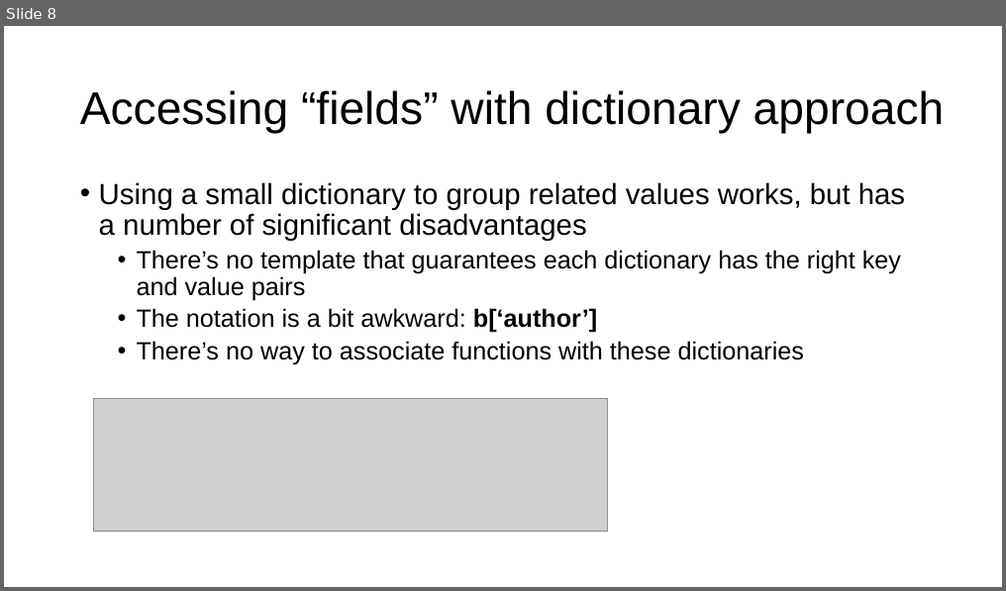
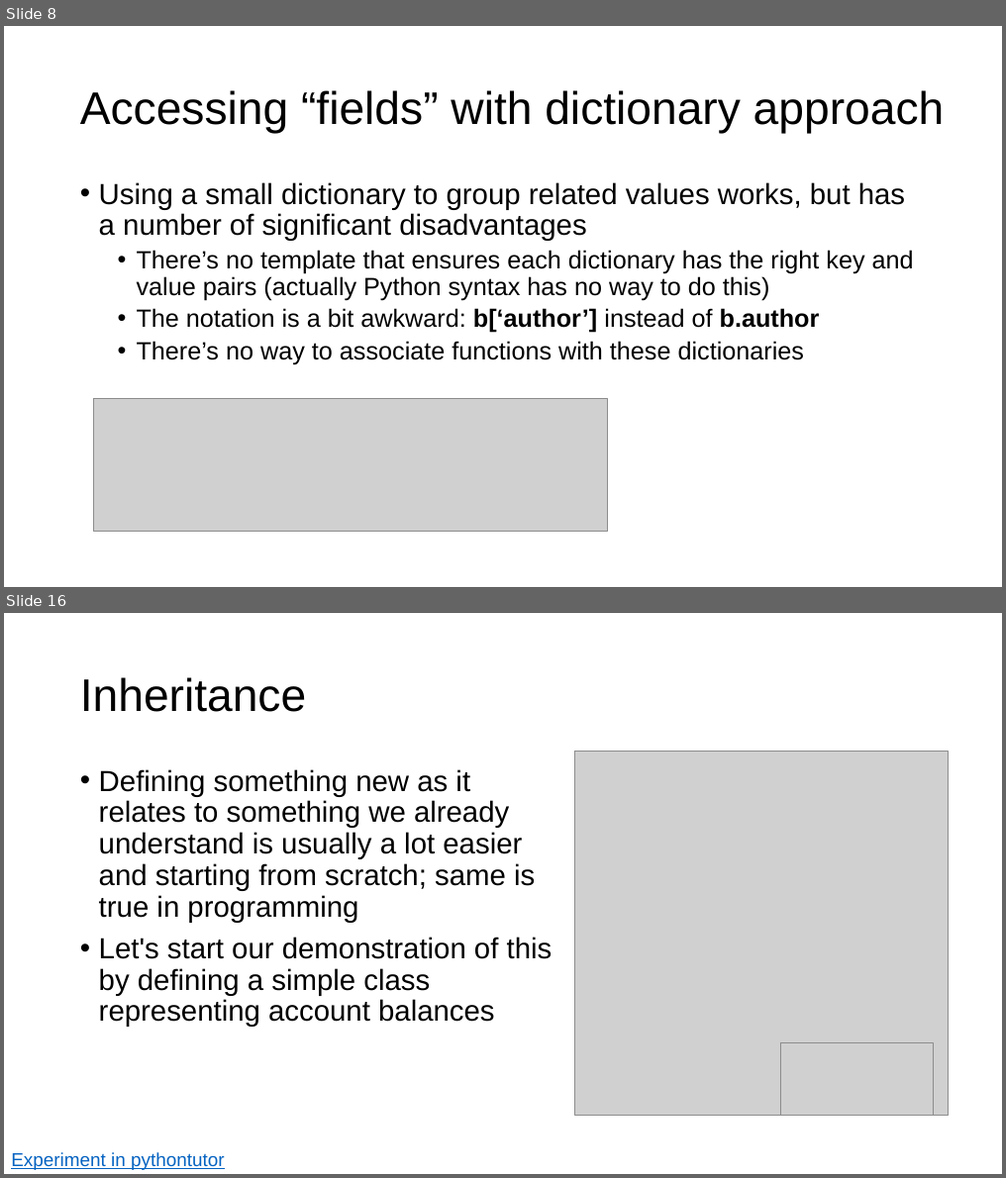
Before and after one commit to parrt/msds501, a slide deck: slides/OO.pptx. Shown one above the other, each under a label of ours: slide 8 before the commit, slides 8 and 16 after it; the slides between them are not shown. The pictures are 1006x591 and 1006x1178 pixels, drawn with LibreOffice and Linux fonts; fonts in the diff are those of the drawing; grey boxes stand for pictures; background and template pictures are left out. Boxes give left, top, right and bottom in pixels: in the first picture for what was removed or moved away, otherwise in the second. Text is boxed around its words. In the diff, an @@ line names an element or a change of style, - is before the commit and + after.

```diff
--- a/slides/OO.pptx
+++ b/slides/OO.pptx
@@ slide 16 added at [4,613,1002,1174], background #FFFFFF @@
@@ title added at [80,677,306,712], 44 pt, text #000000 @@
+Inheritance
@@ picture added at [574,752,948,1115] @@
@@ text added at [99,769,552,1027], 28 pt, text #000000 @@
+• Defining something new as it relates to something we already understand is usually a lot easier and starting from scratch; same is true in programming
+• Let's start our demonstration of this by defining a simple class representing account balances
@@ picture added at [781,1044,934,1115] @@
@@ text added at [11,1153,225,1170], 18 pt, text #0563C1, underline @@
+Experiment in pythontutor
@@ slide 8 changed as well @@
@@ text at [137,250,914,333]: text changed @@
-  • There’s no template that guarantees each dictionary has the right key and value pairs
-  • The notation is a bit awkward: b[‘author’]
+  • There’s no template that ensures each dictionary has the right key and value pairs (actually Python syntax has no way to do this)
+  • The notation is a bit awkward: b[‘author’] instead of b.author
```
Also in this commit, not shown: 7 other slides changed, 13 other slides added, 2 other files.
